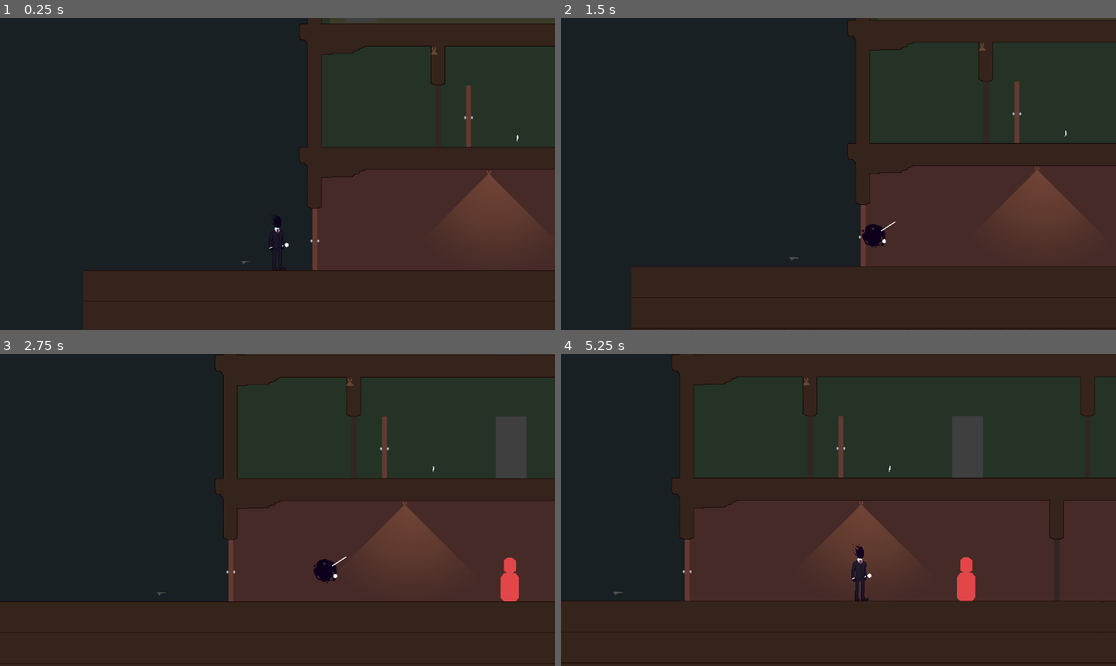
Above: before the commit, frames 1-4 (two rows, left to right).
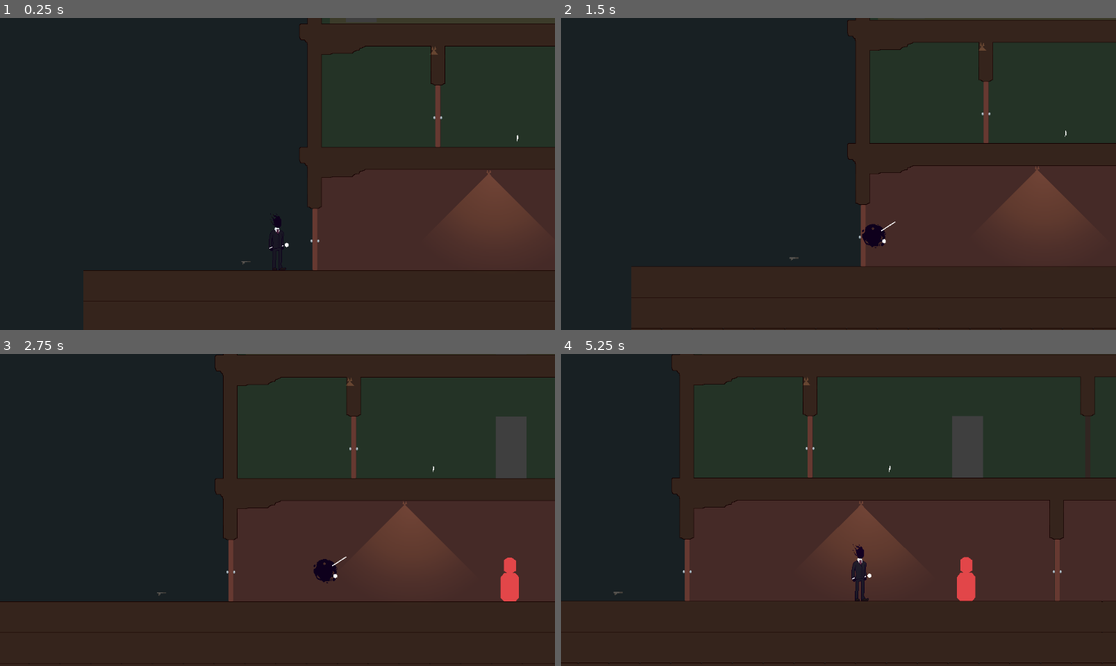
Above: after the commit, the same moments.

Repository: BernardoFPereira/projeto-integrador-2
Game: Godot game, scene res://test_level.tscn
Same seed, same stepped clock (60 frames per second), same inputs: the game is played once before the commit and once after it. The engine's default icon, where the game draws it, is replaced by a stand-in: a white triangle on a blue panel in a dark square.
Inputs (mouse positions are in pixels of both pictures, inside the frame that each line leads up to):
- Up to frame 1 (0.25 s): no input
- Up to frame 2 (1.5 s): tap Enter (ui_accept) at 0.5, 0.77 s; move the mouse to (960, 158) at 0.52 s; hold Shift (activate_shadow_meld) 0.53-1.28 s; hold D (move_right) from 0.53 s (still down); move the mouse to (727, 189) at 1.27 s; right-click (727, 189) at 1.35 s
- Up to frame 3 (2.75 s): tap Enter (ui_accept) at 1.52 s; move the mouse to (333, 441) at 2.02 s; release D (move_right) at 2.03 s; hold A (move_left) from 2.03 s (still down); hold E (interact) from 2.03 s (still down)
- Up to frame 4 (5.25 s): move the mouse to (810, 572) at 2.77 s; release A (move_left) at 2.78 s; release E (interact) at 2.78 s; hold D (move_right) 2.78-4.28 s; click (810, 572) at 2.85 s; tap Enter (ui_accept) at 3.02, 3.77, 4.52 s; move the mouse to (1005, 556) at 3.52 s; hold Shift (activate_shadow_meld) 3.53-4.28 s; move the mouse to (672, 463) at 4.27 s; hold A (move_left) 4.28-5.03 s; right-click (672, 463) at 4.35 s; move the mouse to (866, 510) at 5.02 s; hold D (move_right) from 5.03 s (still down); hold E (interact) from 5.03 s (still down)

The runs differ from the first frame. In frame 1, 0.4% of the frame differs, in the area x 78-86%, y 21-42%; in frame 2, 0.4%; in frame 3, 0.4%; in frame 4, 0.6%, in the area x 44-91%, y 19-80%.

Commit message:
Projeto migrado para versao 4.4 da godot

Diff:
--- a/Scenes/Weapons/bullet.tscn
+++ b/Scenes/Weapons/bullet.tscn
@@ -13,6 +13,7 @@
 script = ExtResource("1_464nn")
 
 [node name="Polygon2D" type="Polygon2D" parent="."]
+color = Color(1, 1, 0.592157, 1)
 polygon = PackedVector2Array(-4, 0, -3, -1, 3, -1, 4, 0, 3, 1, -3, 1)
 
 [node name="CollisionShape2D" type="CollisionShape2D" parent="."]
--- a/Scripts/collision_marker.gd
+++ b/Scripts/collision_marker.gd
@@ -8,11 +8,6 @@
 	pass # Replace with function body.
 
 
-# Called every frame. 'delta' is the elapsed time since the previous frame.
-func _process(delta: float) -> void:
-	pass
-
-
 func _on_timer_timeout() -> void:
 	queue_free()
 	pass # Replace with function body.
--- a/Scripts/enemy.gd
+++ b/Scripts/enemy.gd
@@ -32,7 +32,7 @@
 		States.SUSPICIOUS:
 			pass
 		States.CHASE:
-			var dir_to_player = global_position.direction_to(player_last_pos)
+			#var dir_to_player = global_position.direction_to(player_last_pos)
 			global_position = lerp(global_position, player_last_pos, delta * 2)
 			move_and_collide(player_last_pos)
 			pass
--- a/Scripts/muzzle_flash.gd
+++ b/Scripts/muzzle_flash.gd
@@ -1,15 +1,4 @@
 extends PointLight2D
-
-
-# Called when the node enters the scene tree for the first time.
-func _ready() -> void:
-	pass # Replace with function body.
-
-
-# Called every frame. 'delta' is the elapsed time since the previous frame.
-func _process(delta: float) -> void:
-	pass
-
 
 func _on_timer_timeout() -> void:
 	self.queue_free()
--- a/Scripts/trajectory.gd
+++ b/Scripts/trajectory.gd
@@ -9,7 +9,7 @@
 #func _draw() -> void:
 	#draw_line(position, get_local_mouse_position(), Color.GHOST_WHITE, 2.0)
 
-func update_trajectory(dir: Vector2, speed: float, gravity: float, delta: float) -> void:
+func update_trajectory(dir: Vector2, speed: float, _gravity: float, delta: float) -> void:
 	var max_points = 42
 	clear_points()
 	var pos: Vector2 = Vector2.ZERO + (position.direction_to(get_local_mouse_position()) * 18)
--- a/Scripts/weapon.gd
+++ b/Scripts/weapon.gd
@@ -23,9 +23,6 @@
 		muzzle = muz
 	else:
 		muzzle = null
-
-func _process(delta: float) -> void:
-	pass
 
 func interaction() -> void:
 	if player.carried_weapon != null:
--- a/Tilesets/hotel_walls.tres
+++ b/Tilesets/hotel_walls.tres
@@ -85,70 +85,70 @@
 6:6/0 = 0
 6:5/0 = 0
 5:4/0 = 0
-5:4/0/occlusion_layer_0/polygon = SubResource("OccluderPolygon2D_8dbtx")
+5:4/0/occlusion_layer_0/polygon_0/polygon = SubResource("OccluderPolygon2D_8dbtx")
 5:4/0/physics_layer_0/polygon_0/points = PackedVector2Array(-32, -32, 32, -32, 32, 32, -13.5, 32, -18, 4, -32, 1.5)
 5:3/0 = 0
-5:3/0/occlusion_layer_0/polygon = SubResource("OccluderPolygon2D_p2yh2")
+5:3/0/occlusion_layer_0/polygon_0/polygon = SubResource("OccluderPolygon2D_p2yh2")
 5:3/0/physics_layer_0/polygon_0/points = PackedVector2Array(15.75, -32, 15.25, 32, -15.25, 32, -15.25, -32)
 5:2/0 = 0
-5:2/0/occlusion_layer_0/polygon = SubResource("OccluderPolygon2D_5wjxt")
+5:2/0/occlusion_layer_0/polygon_0/polygon = SubResource("OccluderPolygon2D_5wjxt")
 5:2/0/physics_layer_0/polygon_0/points = PackedVector2Array(15.75, -32, 15.25, 32, -15.25, 32, -15.25, -32)
 5:1/0 = 0
-5:1/0/occlusion_layer_0/polygon = SubResource("OccluderPolygon2D_10fyc")
+5:1/0/occlusion_layer_0/polygon_0/polygon = SubResource("OccluderPolygon2D_10fyc")
 5:1/0/physics_layer_0/polygon_0/points = PackedVector2Array(-15.25, -32, -14.75, -15, -32, -15, -32, 15, -14.6209, 15.4815, -14.75, 32, 14.75, 32, 15.0472, 15.5054, 32, 15.5, 32, -14.5, 15.25, -14.5, 15.25, -32)
 6:1/0 = 0
-6:1/0/occlusion_layer_0/polygon = SubResource("OccluderPolygon2D_bwk62")
+6:1/0/occlusion_layer_0/polygon_0/polygon = SubResource("OccluderPolygon2D_bwk62")
 6:1/0/physics_layer_0/polygon_0/points = PackedVector2Array(32, -15.5, 32, 15, -32, 15, -32, -15)
 6:2/0 = 0
-6:2/0/occlusion_layer_0/polygon = SubResource("OccluderPolygon2D_dtkv7")
+6:2/0/occlusion_layer_0/polygon_0/polygon = SubResource("OccluderPolygon2D_dtkv7")
 6:2/0/physics_layer_0/polygon_0/points = PackedVector2Array(32, 16, 15.375, 16.001, 15.25, 32, -15.25, 32, -14.75, -15.5, 32, -16)
 7:2/0 = 0
-7:2/0/occlusion_layer_0/polygon = SubResource("OccluderPolygon2D_h1cvq")
+7:2/0/occlusion_layer_0/polygon_0/polygon = SubResource("OccluderPolygon2D_h1cvq")
 7:2/0/physics_layer_0/polygon_0/points = PackedVector2Array(32, -15.5, 32, 15.5, 15.25, 16, 15.25, 32, -15.25, 32, -15.25, 15, -32, 15, -32, -15)
 8:2/0 = 0
-8:2/0/occlusion_layer_0/polygon = SubResource("OccluderPolygon2D_rbn54")
+8:2/0/occlusion_layer_0/polygon_0/polygon = SubResource("OccluderPolygon2D_rbn54")
 8:2/0/physics_layer_0/polygon_0/points = PackedVector2Array(15.25, -15.5, 15.25, 32, -15.25, 32, -15.0764, 15.5071, -32, 15, -32, -15)
 6:3/0 = 0
-6:3/0/occlusion_layer_0/polygon = SubResource("OccluderPolygon2D_n0rcn")
+6:3/0/occlusion_layer_0/polygon_0/polygon = SubResource("OccluderPolygon2D_n0rcn")
 6:3/0/physics_layer_0/polygon_0/points = PackedVector2Array(15.75, -32, 15.25, 32, -15.25, 32, -15.25, -32)
 7:3/0 = 0
-7:3/0/occlusion_layer_0/polygon = SubResource("OccluderPolygon2D_ongq5")
+7:3/0/occlusion_layer_0/polygon_0/polygon = SubResource("OccluderPolygon2D_ongq5")
 7:3/0/physics_layer_0/polygon_0/points = PackedVector2Array(-32, -15.5, 32, -15, 32, 15.5, -32, 15.5)
 8:3/0 = 0
-8:3/0/occlusion_layer_0/polygon = SubResource("OccluderPolygon2D_ei2uv")
+8:3/0/occlusion_layer_0/polygon_0/polygon = SubResource("OccluderPolygon2D_ei2uv")
 8:3/0/physics_layer_0/polygon_0/points = PackedVector2Array(15.75, -32, 15.25, 32, -15.25, 32, -15.25, -32)
 6:4/0 = 0
-6:4/0/occlusion_layer_0/polygon = SubResource("OccluderPolygon2D_x32yk")
+6:4/0/occlusion_layer_0/polygon_0/polygon = SubResource("OccluderPolygon2D_x32yk")
 6:4/0/physics_layer_0/polygon_0/points = PackedVector2Array(32, -32, 32, 32, -32, 32, -32, -32)
 7:4/0 = 0
-7:4/0/occlusion_layer_0/polygon = SubResource("OccluderPolygon2D_su66b")
+7:4/0/occlusion_layer_0/polygon_0/polygon = SubResource("OccluderPolygon2D_su66b")
 7:4/0/physics_layer_0/polygon_0/points = PackedVector2Array(32, -32, 32, 15, -18.75, 15, -32, 19, -32, -32)
 8:4/0 = 0
-8:4/0/occlusion_layer_0/polygon = SubResource("OccluderPolygon2D_p7bi8")
+8:4/0/occlusion_layer_0/polygon_0/polygon = SubResource("OccluderPolygon2D_p7bi8")
 8:4/0/physics_layer_0/polygon_0/points = PackedVector2Array(32, -32, 32, 15, -32, 15, -32, -32)
 9:4/0 = 0
-9:4/0/occlusion_layer_0/polygon = SubResource("OccluderPolygon2D_2jg5v")
+9:4/0/occlusion_layer_0/polygon_0/polygon = SubResource("OccluderPolygon2D_2jg5v")
 9:4/0/physics_layer_0/polygon_0/points = PackedVector2Array(32, -32, 32, 20, 21.75, 15, -32, 15, -32, -32)
 10:4/0 = 0
-10:4/0/occlusion_layer_0/polygon = SubResource("OccluderPolygon2D_48rpd")
+10:4/0/occlusion_layer_0/polygon_0/polygon = SubResource("OccluderPolygon2D_48rpd")
 10:4/0/physics_layer_0/polygon_0/points = PackedVector2Array(32, -32, 32, 32, -15.25, 32, -32, 21, -32, -32)
 9:3/0 = 0
-9:3/0/occlusion_layer_0/polygon = SubResource("OccluderPolygon2D_salq0")
+9:3/0/occlusion_layer_0/polygon_0/polygon = SubResource("OccluderPolygon2D_salq0")
 9:3/0/physics_layer_0/polygon_0/points = PackedVector2Array(-32, -15.5, 32, -15, 32, 15.5, -32, 15.5)
 10:3/0 = 0
-10:3/0/occlusion_layer_0/polygon = SubResource("OccluderPolygon2D_g6vft")
+10:3/0/occlusion_layer_0/polygon_0/polygon = SubResource("OccluderPolygon2D_g6vft")
 10:3/0/physics_layer_0/polygon_0/points = PackedVector2Array(32, -32, 32, 15.5, 15.25, 16, 15.25, 32, -15.25, 32, -15.25, 15, -32, 15, -32, -32)
 11:4/0 = 0
-11:4/0/occlusion_layer_0/polygon = SubResource("OccluderPolygon2D_7hf6q")
+11:4/0/occlusion_layer_0/polygon_0/polygon = SubResource("OccluderPolygon2D_7hf6q")
 11:4/0/physics_layer_0/polygon_0/points = PackedVector2Array(32, -32, 32, 3, 17.25, 10.5, 16.75, 32, -32, 32, -32, -32)
 12:4/0 = 0
-12:4/0/occlusion_layer_0/polygon = SubResource("OccluderPolygon2D_etqtw")
+12:4/0/occlusion_layer_0/polygon_0/polygon = SubResource("OccluderPolygon2D_etqtw")
 12:4/0/physics_layer_0/polygon_0/points = PackedVector2Array(-16.25, -32, -16.25, 16, 32, 16, 32, -16, 16.25, -15.5, 16.25, -32)
 13:4/0 = 0
-13:4/0/occlusion_layer_0/polygon = SubResource("OccluderPolygon2D_nuukv")
+13:4/0/occlusion_layer_0/polygon_0/polygon = SubResource("OccluderPolygon2D_nuukv")
 13:4/0/physics_layer_0/polygon_0/points = PackedVector2Array(32, -15.5, 32, 15.5, -32, 15, -32, -15, -14.7511, -15.1348, -14.75, -32, 15.25, -32, 15.2393, -15.3691)
 14:4/0 = 0
-14:4/0/occlusion_layer_0/polygon = SubResource("OccluderPolygon2D_j71iu")
+14:4/0/occlusion_layer_0/polygon_0/polygon = SubResource("OccluderPolygon2D_j71iu")
 14:4/0/physics_layer_0/polygon_0/points = PackedVector2Array(-16.25, -32, -16.25, -15.5, -32, -16, -32, 15.5, 16.75, 16, 16.25, -32)
 9:6/0 = 0
 8:5/0 = 0
--- a/camera.gd
+++ b/camera.gd
@@ -6,7 +6,6 @@
 func _ready() -> void:
 	pass # Replace with function body.
 
-
 # Called every frame. 'delta' is the elapsed time since the previous frame.
 func _physics_process(delta: float) -> void:
 	global_position = global_position.lerp(target.global_position, delta)
--- a/project.godot
+++ b/project.godot
@@ -12,7 +12,7 @@
 
 config/name="Deadshade"
 run/main_scene="res://test_level.tscn"
-config/features=PackedStringArray("4.3", "Forward Plus")
+config/features=PackedStringArray("4.4", "Forward Plus")
 config/icon="res://icon.svg"
 
 [autoload]
--- a/test_level.tscn
+++ b/test_level.tscn
@@ -18,23 +18,33 @@
 tile_map_data = PackedByteArray("AAAGAAYAAQAIAAYAAAAGAAcAAQAIAAYAAAAGAAgAAQAIAAYAAAAHAAYAAQAJAAYAAAAIAAYAAQAJAAYAAAAJAA …(10128 unchanged characters)…
 tile_set = ExtResource("1_lykro")
 
-[node name="SpriteDoor" parent="Level" instance=ExtResource("2_8a111")]
-position = Vector2(417, 512)
-
-[node name="SpriteDoor2" parent="Level" instance=ExtResource("2_8a111")]
-position = Vector2(736, 256)
-
 [node name="Walls" type="TileMapLayer" parent="Level" groups=["Grabable"]]
 texture_filter = 3
 tile_map_data = PackedByteArray("AAAAAAkAAQAFAAgAAAABAAkAAQAFAAgAAAACAAkAAQAFAAgAAAADAAkAAQAFAAgAAAAEAAkAAQAFAAgAAAAFAA …(3904 unchanged characters)…
 tile_set = ExtResource("1_lykro")
 
-[node name="Knife" parent="Level" instance=ExtResource("4_30c28")]
-position = Vector2(837, 304)
+[node name="SpriteDoor" parent="Level" instance=ExtResource("2_8a111")]
+position = Vector2(417, 512)
 
-[node name="Pistol" parent="Level" instance=ExtResource("5_kw240")]
-position = Vector2(268, 562)
-max_ammo = 200
+[node name="SpriteDoor3" parent="Level" instance=ExtResource("2_8a111")]
+position = Vector2(1185, 512)
+
+[node name="SpriteDoor4" parent="Level" instance=ExtResource("2_8a111")]
+position = Vector2(1759, 512)
+
+[node name="AnimatedSprite2D" parent="Level/SpriteDoor4" index="0"]
+position = Vector2(-28, 0)
+flip_h = true
+
+[node name="SpriteDoor5" parent="Level" instance=ExtResource("2_8a111")]
+position = Vector2(2401, 512)
+
+[node name="AnimatedSprite2D" parent="Level/SpriteDoor5" index="0"]
+position = Vector2(-28, 0)
+flip_h = true
+
+[node name="SpriteDoor2" parent="Level" instance=ExtResource("2_8a111")]
+position = Vector2(672, 256)
 
 [node name="Stairs" type="Node" parent="Level"]
 
@@ -78,6 +88,13 @@
 [node name="LightDetectCollision" parent="PointLight2D2/LightDetectArea" index="0"]
 polygon = PackedVector2Array(0, 0, -198, 203, 203, 203)
 
+[node name="Knife" parent="." instance=ExtResource("4_30c28")]
+position = Vector2(837, 304)
+
+[node name="Pistol" parent="." instance=ExtResource("5_kw240")]
+position = Vector2(268, 562)
+max_ammo = 200
+
 [node name="Player" parent="." groups=["Player"] instance=ExtResource("7_u6a17")]
 position = Vector2(337, 499)
 
@@ -90,5 +107,7 @@
 script = ExtResource("9_ubbbm")
 target = NodePath("../Player")
 
+[editable path="Level/SpriteDoor4"]
+[editable path="Level/SpriteDoor5"]
 [editable path="PointLight2D"]
 [editable path="PointLight2D2"]
Not shown: 1 places in Scenes/Weapons/Pistol.tscn that only renumber resources
Not shown: 1 places in Scenes/Weapons/bullet.tscn that only renumber resources
Not shown: 1 places in Scenes/Weapons/knife.tscn that only renumber resources
Not shown: 1 places in Scenes/bullet_impact.tscn that only renumber resources
Not shown: 1 places in Scenes/collision_marker.tscn that only renumber resources
Not shown: 1 places in Scenes/door.tscn that only renumber resources
Not shown: 1 places in Scenes/enemy.tscn that only renumber resources
Not shown: 1 places in Scenes/light_switch.tscn that only renumber resources
Not shown: 1 places in Scenes/muzzle_flash.tscn that only renumber resources
Not shown: 1 places in Scenes/muzzle_flash_fx.tscn that only renumber resources
Not shown: 1 places in Scenes/player.tscn that only renumber resources
Not shown: 1 places in Scenes/spotlight.tscn that only renumber resources
(and 23 more such lines)
